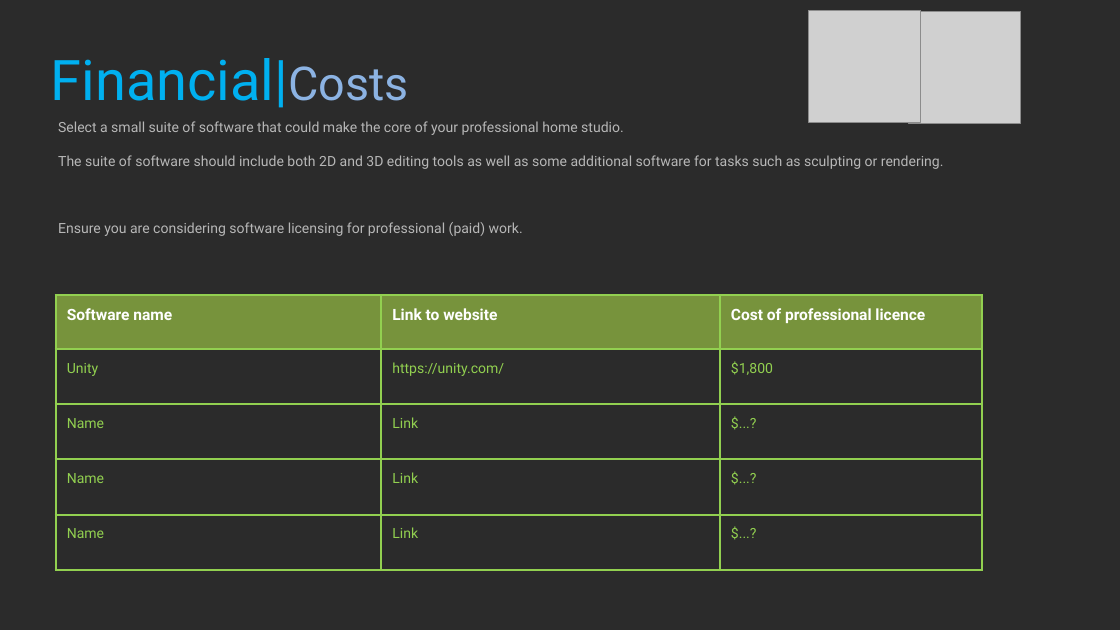
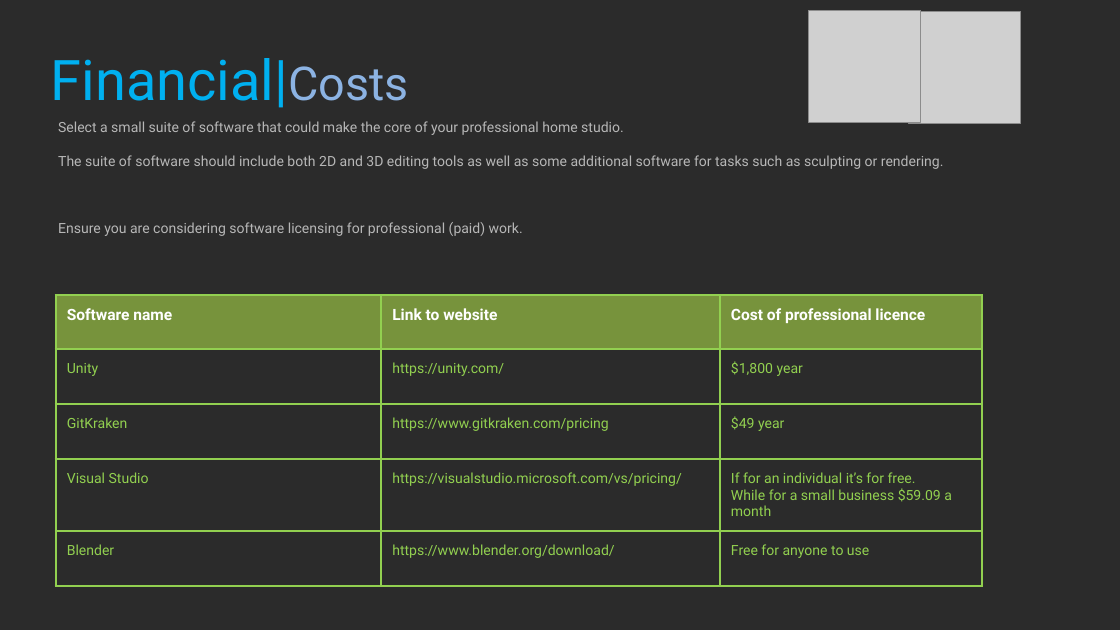
Before and after one commit to Ryszarder/ProfessionalStudies, a slide deck: slide 29 of 2021_Professional_Studies_1_BlakePeck.pptx. Drawn at 1120x630 pixels with LibreOffice and Linux fonts; fonts in the diff are those of the drawing; grey boxes stand for pictures; background and template pictures are left out; a plain dark background stands for a picture behind light text. Boxes give left, top, right and bottom in pixels: in the first picture for what was removed or moved away, otherwise in the second. Text is boxed around its words. In the diff, an @@ line names an element or a change of style, - is before the commit and + after.

```diff
--- a/2021_Professional_Studies_1_BlakePeck.pptx
+++ b/2021_Professional_Studies_1_BlakePeck.pptx
@@ table at <box>56,296,982,589</box> @@
-row 2, column 3: $1,800
+row 2, column 3: $1,800 year
-row 3: Name | Link | $...?
+row 3: GitKraken | https://www.gitkraken.com/pricing | $49 year
-row 4: Name | Link | $...?
+row 4: Visual Studio | https://visualstudio.microsoft.com/vs/pricing/ | If for an individual it’s for free. / While for a small business $59.09 a month
-row 5: Name | Link | $...?
+row 5: Blender | https://www.blender.org/download/ | Free for anyone to use
```
Also in this commit, not shown: 11 other slides changed.
